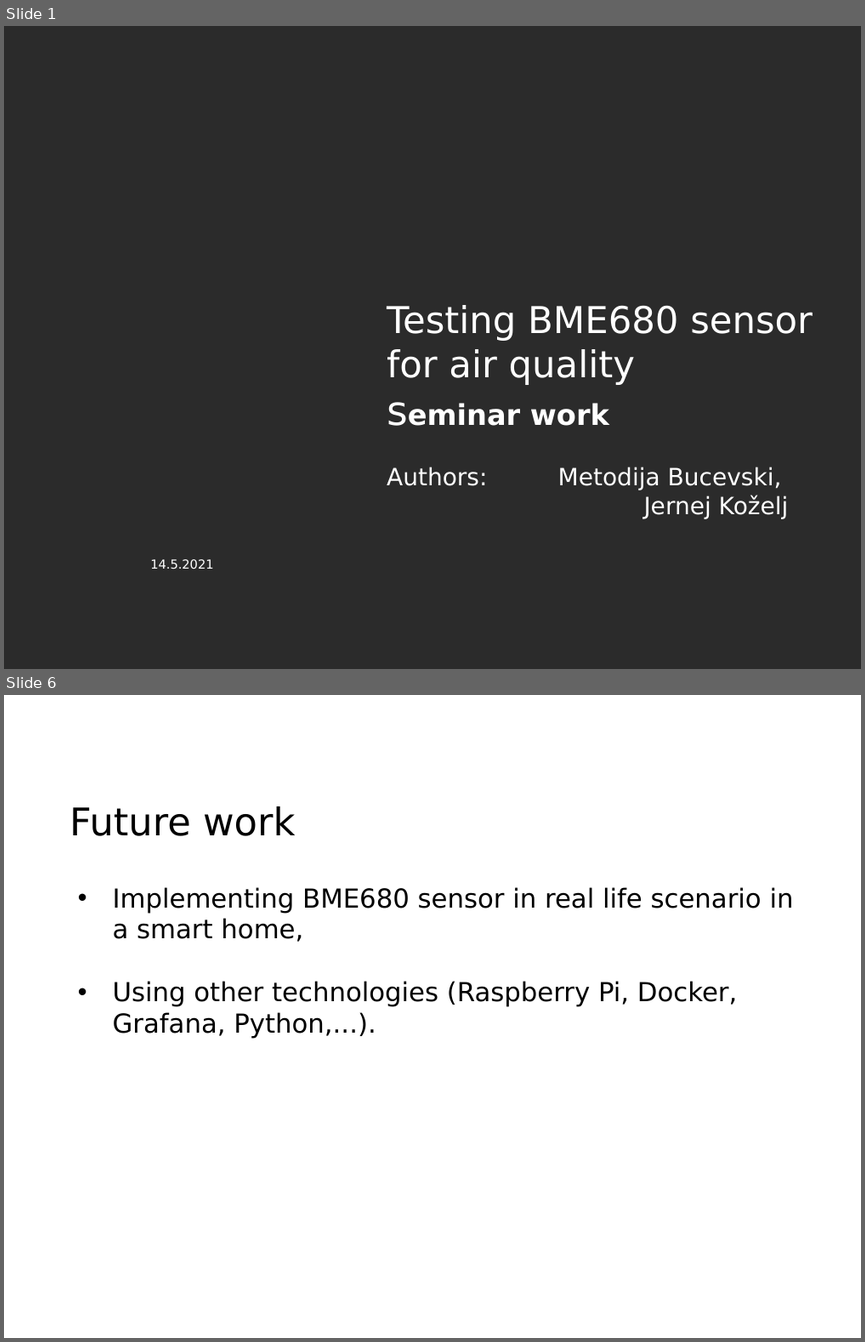
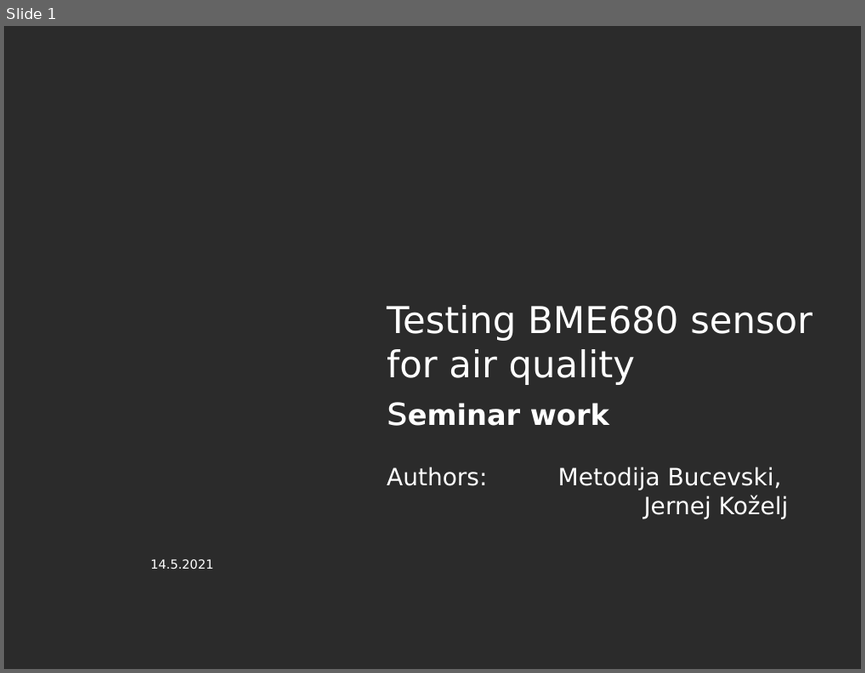
Before and after one commit to kozki/bso, a slide deck: BSO presentation.pptx. Shown one above the other, each under a label of ours: slides 1 and 6 before the commit, slide 1 after it; the slides between them are not shown. The pictures are 865x1342 and 865x673 pixels, drawn with LibreOffice and Linux fonts; fonts in the diff are those of the drawing; background and template pictures are left out; a plain dark background stands for a picture behind light text. Boxes give left, top, right and bottom in pixels: in the first picture for what was removed or moved away, otherwise in the second. Text is boxed around its words. In the diff, an @@ line names an element or a change of style, - is before the commit and + after.

```diff
--- a/BSO presentation.pptx
+++ b/BSO presentation.pptx
@@ slide 6 removed at (4,695,861,1338), background picture (left out) @@
@@ title removed at (69,806,295,836) @@
-Future work
@@ text removed at (113,887,794,1038) @@
-• Implementing BME680 sensor in real life scenario in a smart home,
-• Using other technologies (Raspberry Pi, Docker, Grafana, Python,...).
@@ page number removed at (806,1287,854,1324) @@
-6
```
Also in this commit, not shown: 5 slides changed, 4 slides added.
